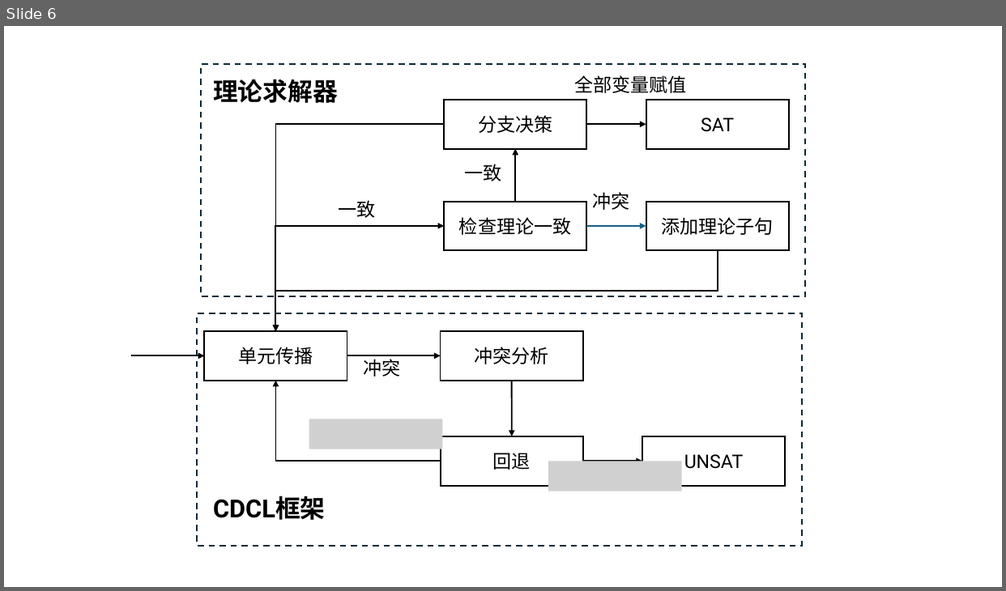
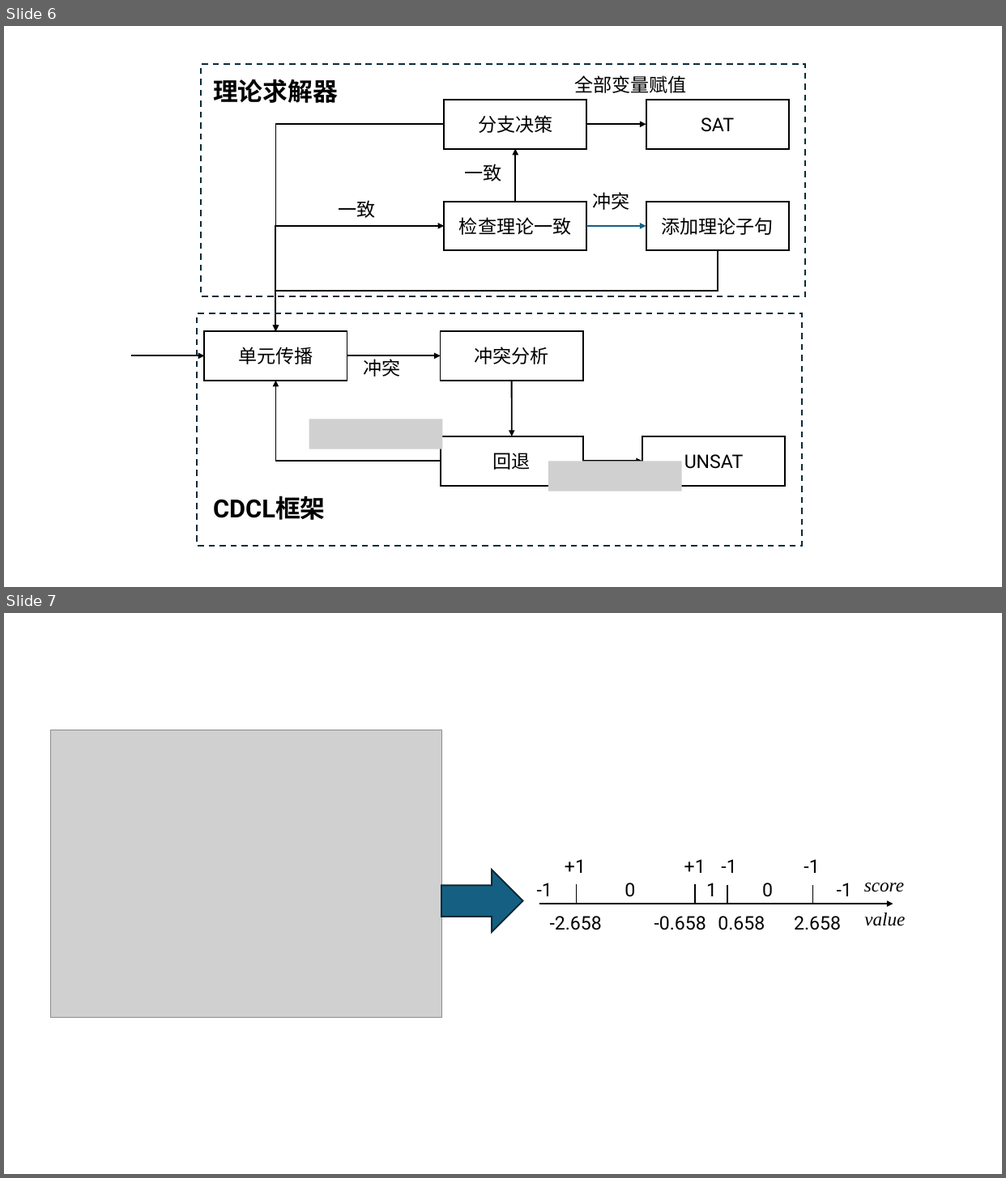
Before and after one commit to yogurt-shadow/Master_Thesis, a slide deck: draw.pptx. Shown one above the other, each under a label of ours: slide 6 before the commit, slides 6 and 7 after it. The pictures are 1006x591 and 1006x1178 pixels, drawn with LibreOffice and Linux fonts; fonts in the diff are those of the drawing; grey boxes stand for pictures. Boxes give left, top, right and bottom in pixels: in the first picture for what was removed or moved away, otherwise in the second. Text is boxed around its words. In the diff, an @@ line names an element or a change of style, - is before the commit and + after.

```diff
--- a/draw.pptx
+++ b/draw.pptx
@@ slide 7 added at (4,613,1002,1174), background #FFFFFF @@
@@ picture added at (50,730,441,1018) @@
@@ right arrow added at (441,870,522,932), fill #156082, outline #092A39 1.5 pt @@
@@ text added at (565,859,586,873), 18 pt, text #000000 @@
++1
@@ text added at (684,859,705,873), 18 pt, text #000000 @@
++1
@@ text added at (721,859,736,873), 18 pt, text #000000 @@
+-1
@@ text added at (803,859,819,873), 18 pt, text #000000 @@
+-1
@@ text added at (537,883,552,897), 18 pt, text #000000 @@
+-1
@@ line added from (577, 904) to (577, 884), #000000 1.5 pt @@
@@ text added at (624,883,635,897), 18 pt, text #000000 @@
+0
@@ line added from (695, 904) to (695, 884), #000000 1.5 pt @@
@@ text added at (706,883,717,897), 18 pt, text #000000 @@
+1
@@ line added from (727, 905) to (727, 884), #000000 1.5 pt @@
@@ text added at (762,883,773,897), 18 pt, text #000000 @@
+0
@@ line added from (813, 905) to (813, 884), #000000 1.5 pt @@
@@ text added at (837,883,852,897), 18 pt, text #000000 @@
+-1
@@ text added at (864,883,904,892), 18 pt, text #000000, italic @@
+score
@@ arrow added from (539, 905) to (893, 905), #000000 1.5 pt @@
@@ text added at (550,916,602,931), 18 pt, text #000000 @@
+-2.658
@@ text added at (654,916,706,931), 18 pt, text #000000 @@
+-0.658
@@ text added at (718,916,765,931), 18 pt, text #000000 @@
+0.658
@@ text added at (794,916,841,931), 18 pt, text #000000 @@
+2.658
@@ text added at (864,913,905,926), 18 pt, text #000000, italic @@
+value
```
Also in this commit, not shown: 44 other files.
